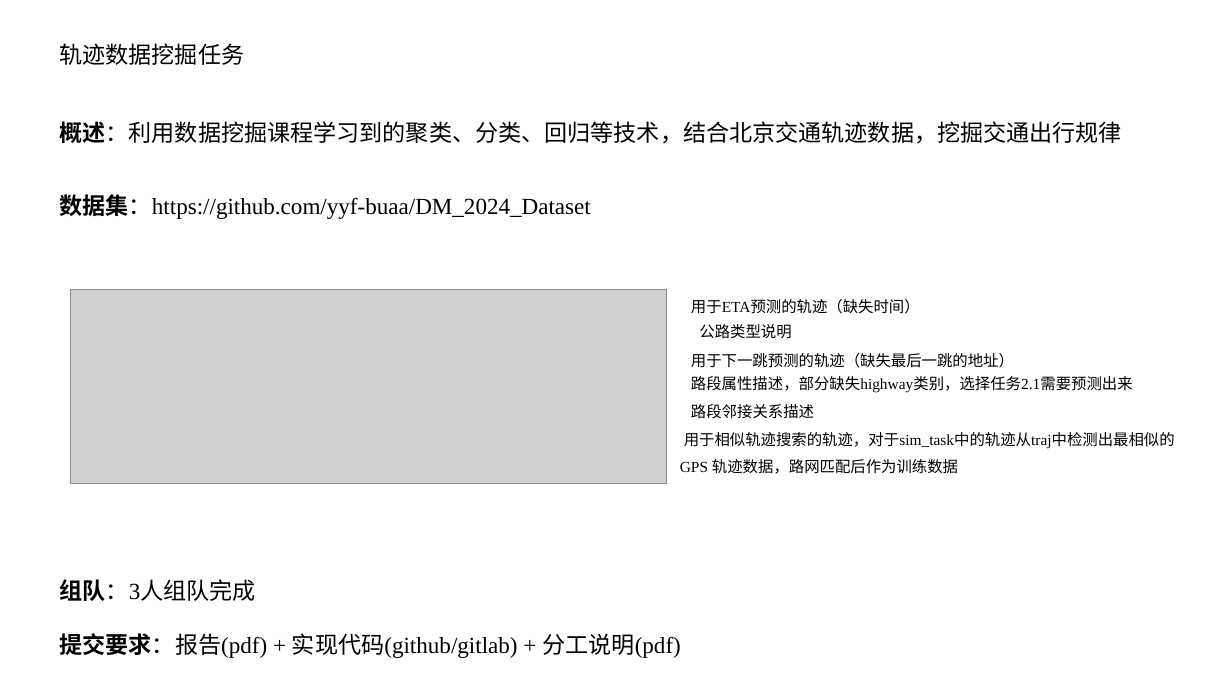
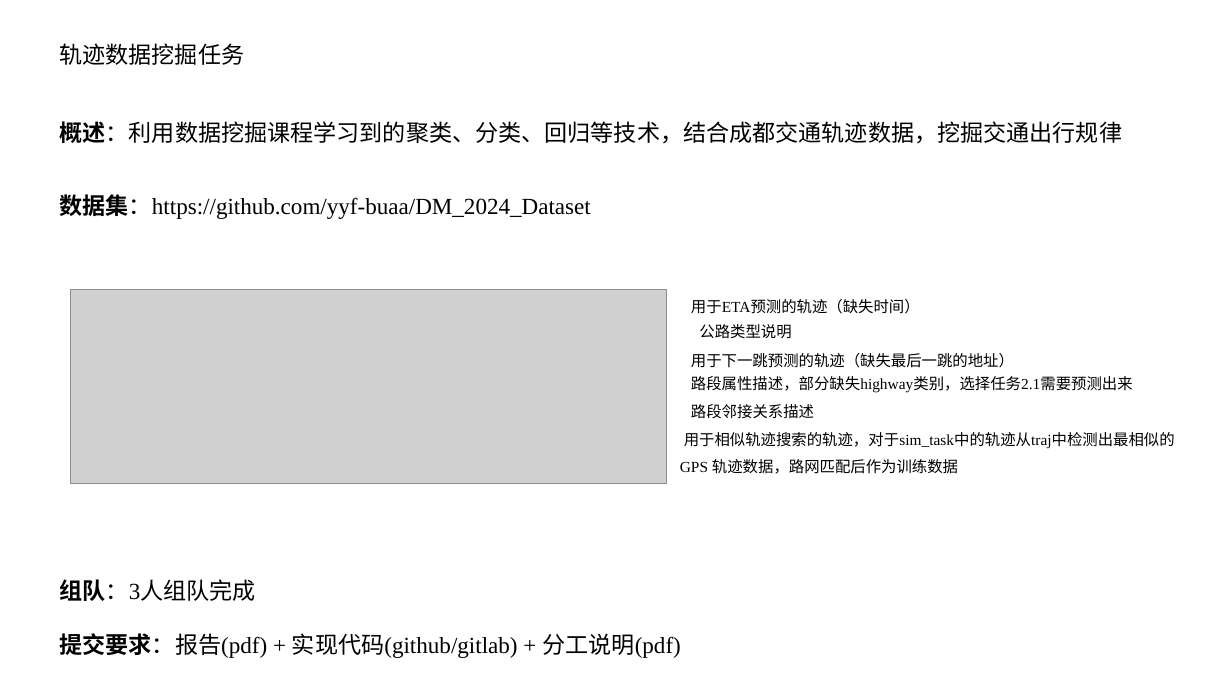
Before and after one commit to yyf-buaa/DM_2024_Dataset, a slide deck: slide 1 of 作业说明.pptx. Drawn at 1232x693 pixels with LibreOffice and Linux fonts; fonts in the diff are those of the drawing; grey boxes stand for pictures. Boxes give left, top, right and bottom in pixels: in the first picture for what was removed or moved away, otherwise in the second. Text is boxed around its words. In the diff, an @@ line names an element or a change of style, - is before the commit and + after.

```diff
--- a/作业说明.pptx
+++ b/作业说明.pptx
@@ text at [60,121,1123,144]: text changed @@
-概述：利用数据挖掘课程学习到的聚类、分类、回归等技术，结合北京交通轨迹数据，挖掘交通出行规律
+概述：利用数据挖掘课程学习到的聚类、分类、回归等技术，结合成都交通轨迹数据，挖掘交通出行规律
```
Also in this commit, not shown: 1 other slide changed.
